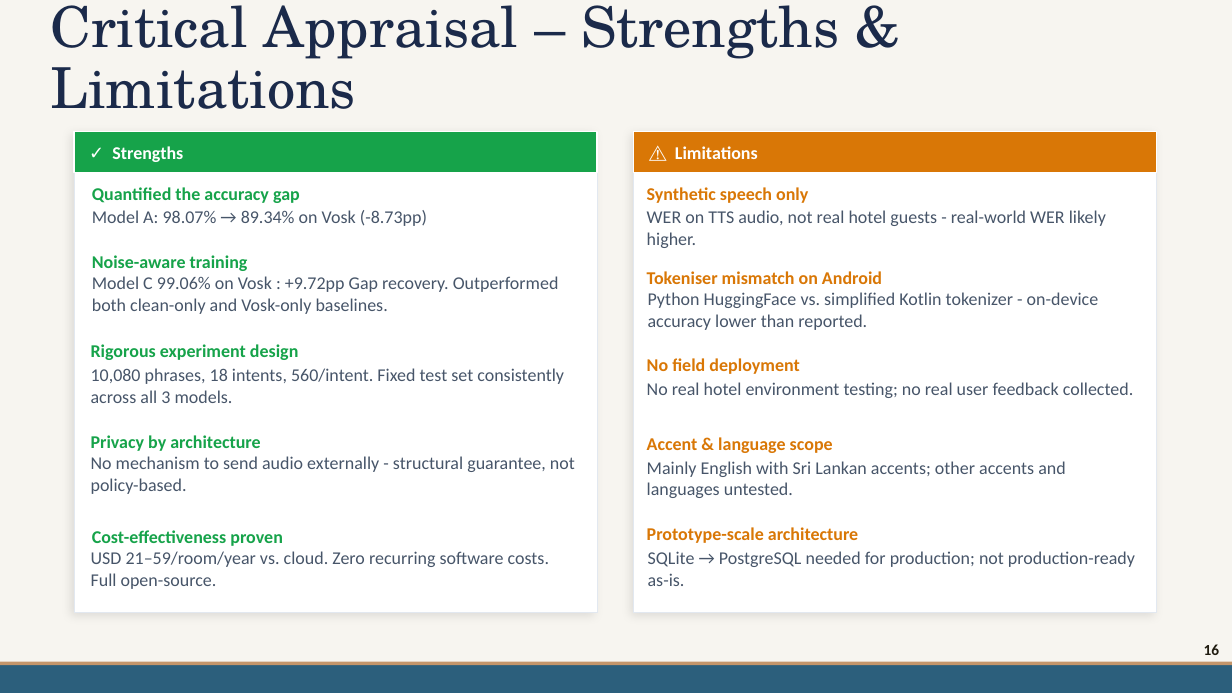
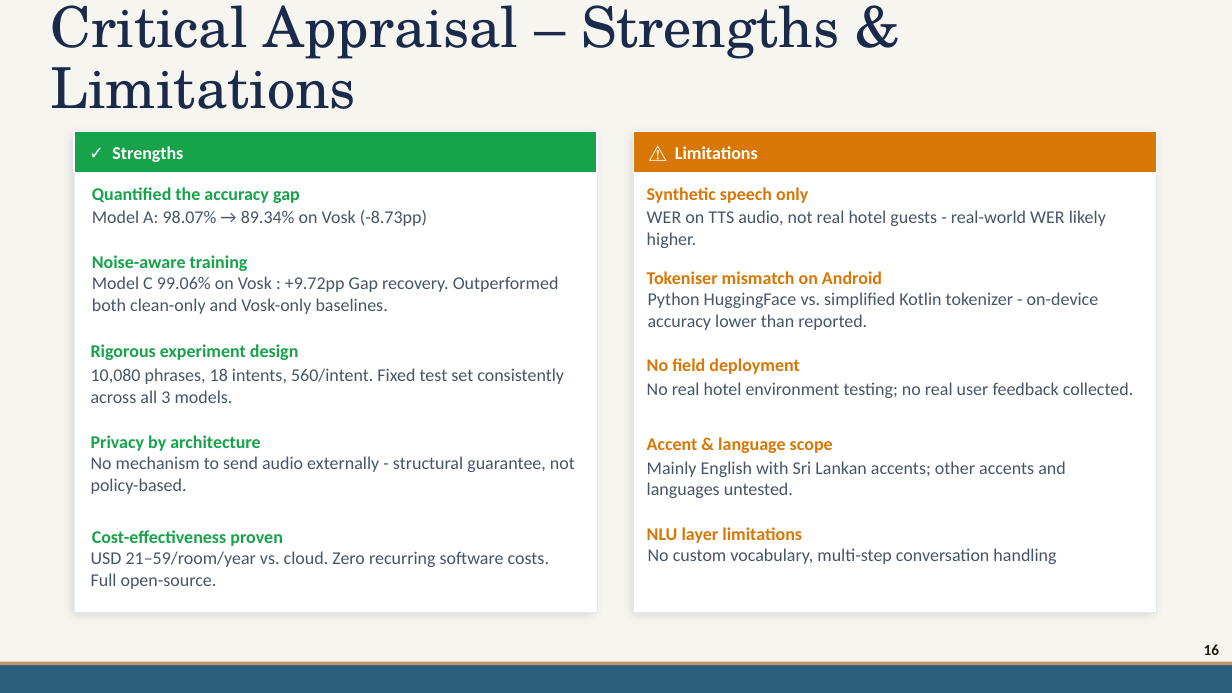
Before and after one commit to mdpw/msc-research, a slide deck: slide 16 of documents/Viva Presentation.pptx. Drawn at 1232x693 pixels with LibreOffice and Linux fonts; fonts in the diff are those of the drawing; background and template pictures are left out. Boxes give left, top, right and bottom in pixels: in the first picture for what was removed or moved away, otherwise in the second. Text is boxed around its words. In the diff, an @@ line names an element or a change of style, - is before the commit and + after.

```diff
--- a/documents/Viva Presentation.pptx
+++ b/documents/Viva Presentation.pptx
@@ text at <box>647,527,802,543</box>: text changed @@
-Prototype-scale architecture
+NLU layer limitations
@@ text at <box>648,548,1056,564</box>: text changed @@
-SQLite → PostgreSQL needed for production; not production-ready as-is.
+No custom vocabulary, multi-step conversation handling
```
Also in this commit, not shown: 6 other slides changed.
